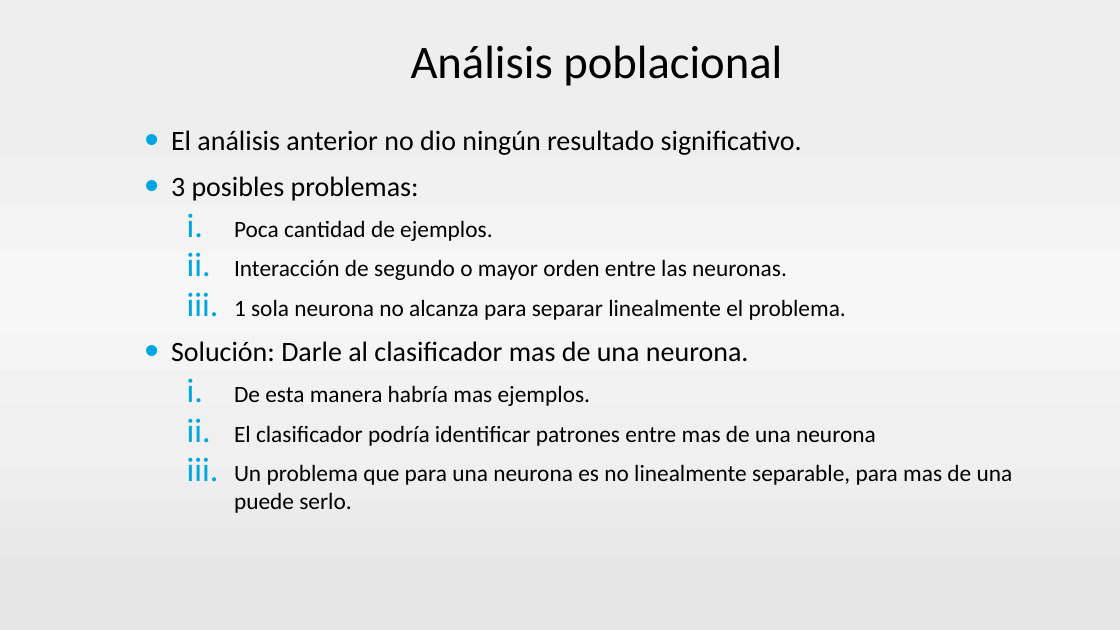
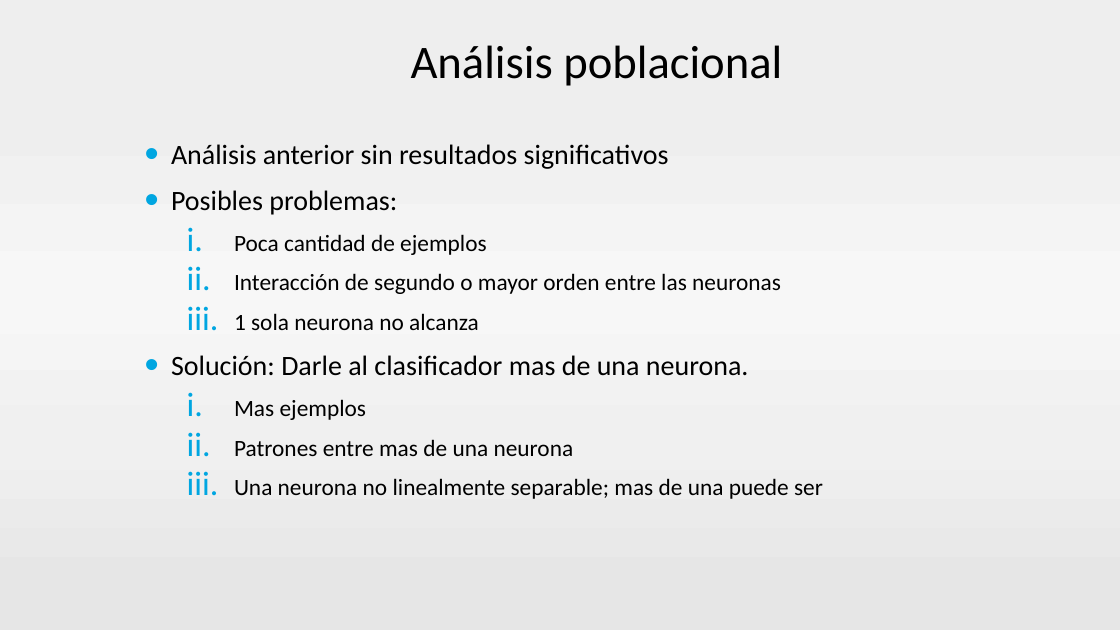
Before and after one commit to neozero86/tesis-megea, a slide deck: slide 26 of Presentacion/PresentacionTesis v2.pptx (slide 27 before the commit). Drawn at 1120x630 pixels with LibreOffice and Linux fonts; fonts in the diff are those of the drawing; background and template pictures are left out. Boxes give left, top, right and bottom in pixels: in the first picture for what was removed or moved away, otherwise in the second. Text is boxed around its words. In the diff, an @@ line names an element or a change of style, - is before the commit and + after.

```diff
--- a/Presentacion/PresentacionTesis v2.pptx
+++ b/Presentacion/PresentacionTesis v2.pptx
@@ text at bbox=[171, 144, 781, 330]: text changed @@
-• El análisis anterior no dio ningún resultado significativo.
-• 3 posibles problemas:
-  i. Poca cantidad de ejemplos.
-  ii. Interacción de segundo o mayor orden entre las neuronas.
-  iii. 1 sola neurona no alcanza para separar linealmente el problema.
+• Análisis anterior sin resultados significativos
+• Posibles problemas:
+  i. Poca cantidad de ejemplos
+  ii. Interacción de segundo o mayor orden entre las neuronas
+  iii. 1 sola neurona no alcanza
@@ text at bbox=[234, 399, 823, 499]: text changed @@
-  i. De esta manera habría mas ejemplos.
-  ii. El clasificador podría identificar patrones entre mas de una neurona
-  iii. Un problema que para una neurona es no linealmente separable, para mas de una puede serlo.
+  i. Mas ejemplos
+  ii. Patrones entre mas de una neurona
+  iii. Una neurona no linealmente separable; mas de una puede ser
```
Also in this commit, not shown: 26 other slides changed, 1 slide added, 2 slides removed.
